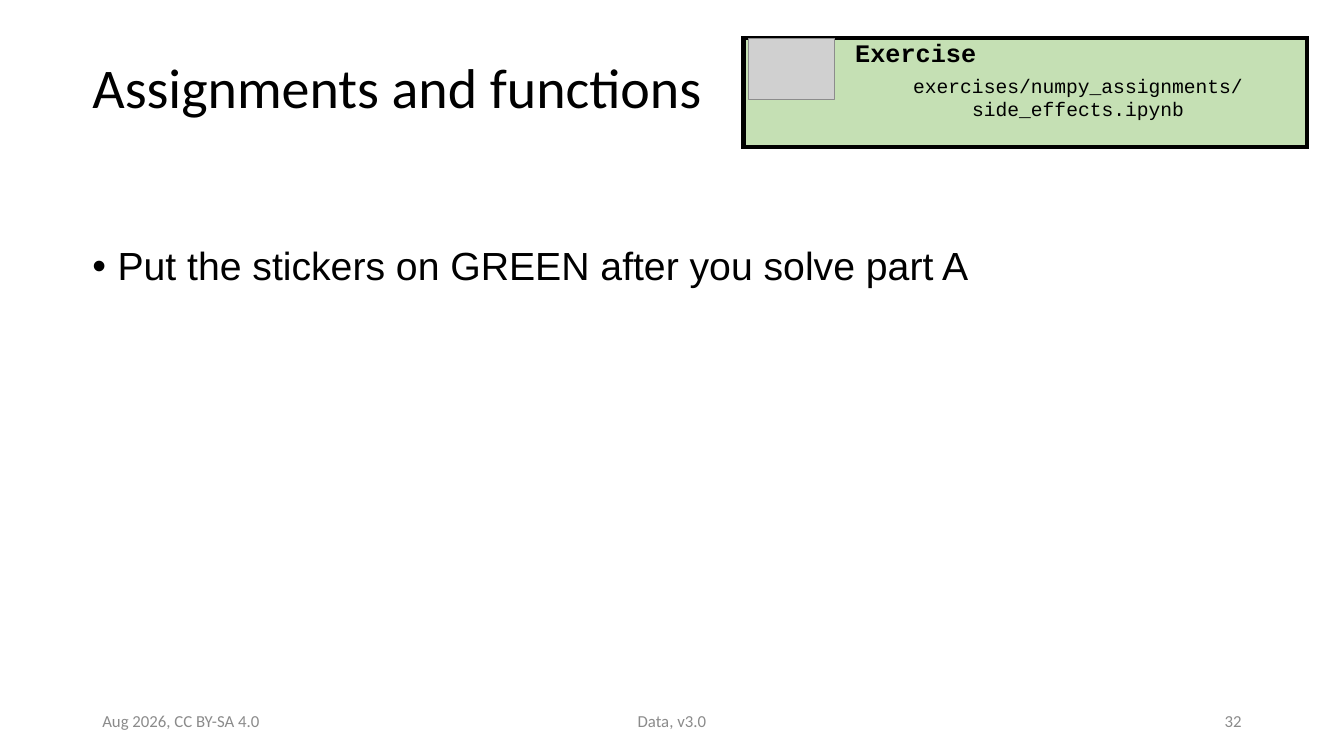
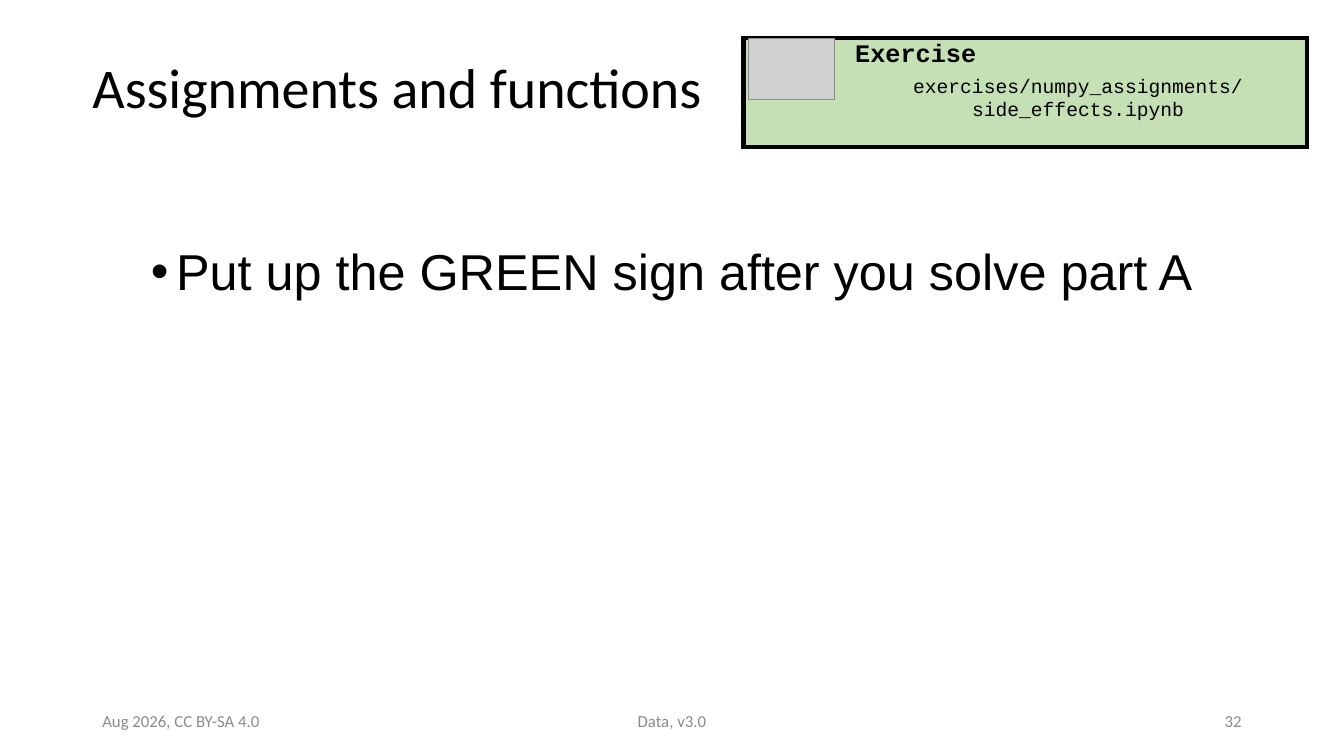
Before and after one commit to ASPP/data_class, a slide deck: slide 32 of numpy.pptx. Drawn at 1344x756 pixels with LibreOffice and Linux fonts; fonts in the diff are those of the drawing; grey boxes stand for pictures. Boxes give left, top, right and bottom in pixels: in the first picture for what was removed or moved away, otherwise in the second. Text is boxed around its words. In the diff, an @@ line names an element or a change of style, - is before the commit and + after.

Commit message:
Last revision of numpy slides and PDF version

```diff
--- a/numpy.pptx
+++ b/numpy.pptx
@@ text at (176,253,1193,300): text changed; size 28 to 36 pt @@
-• Put the stickers on GREEN after you solve part A
+• Put up the GREEN sign after you solve part A
```
Also in this commit, not shown: 1 other file.
